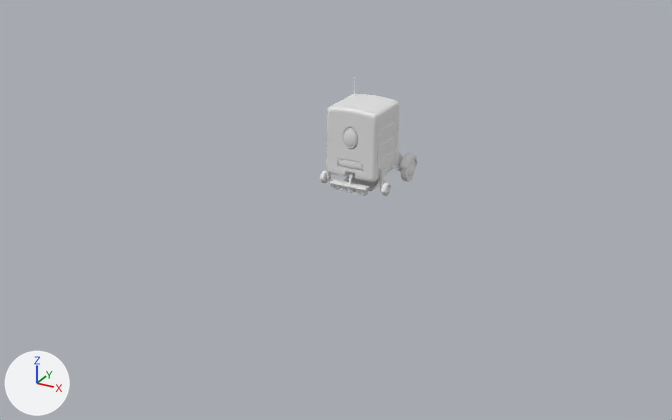
An edit to the Blender file Model Assetts Raw/sweeperBot.blend, drawn before and after from the same camera.
Rendered twice from a camera (50 mm lens) standing at (14.7, -28.7, 13.0) and looking at (-0.3, -1.5, -0.6). The lights are fixed; the arrows at lower left show +X, +Y and +Z.

The older version as bpy lines, for what is in view:
```python
ob_broom = bpy.data.objects.new('Broom', me_cube_087)
ob_broom.parent = ob_broom_hydraulic
ob_broom.location = (0.0, -0.997, 0.546)
ob_broom.rotation_euler = (-0.524, 0.0, 0.0)  # degrees (-30, 0, 0)
ob_broom.scale = (1.0, 0.234, 0.13)
ob_broom_hydraulic = bpy.data.objects.new('Broom_Hydraulic', me_cylinder)
ob_broom_hydraulic.parent = ob_sweeper_frame
ob_broom_hydraulic.location = (-0.000585, -0.765, 0.844)
ob_broom_hydraulic.rotation_euler = (-0.524, 0.0, 0.0)  # degrees (-30, 0, 0)
ob_broom_hydraulic.scale = (1.23, 1.23, 1.34)
ob_f_wheel_hydraulic = bpy.data.objects.new('F_Wheel_Hydraulic', me_cube_012)
ob_f_wheel_hydraulic.parent = ob_sweeper_frame
ob_f_wheel_hydraulic.location = (0.0, -0.594, 0.327)
ob_f_wheel_hydraulic.scale = (0.0435, 0.0905, 0.173)
ob_r_wheels = bpy.data.objects.new('R_Wheels', me_cylinder_022)
ob_r_wheels.parent = ob_sweeper_frame
ob_r_wheels.location = (0.0, 1.082, 0.468)
ob_sweeper_frame = bpy.data.objects.new('Sweeper_Frame', me_cylinder_023)
ob_sweeper_frame.location = (-0.022, 0.00494, 1.497)
```
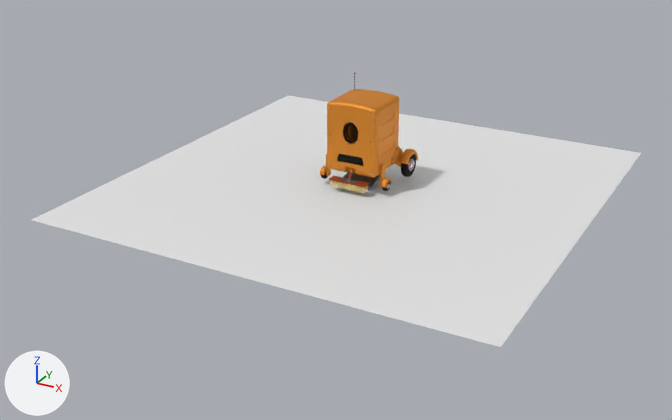
Boxes [x1, y1, x2, y2] around the edits, measured in the pictures (672 x 420 px):
'Plane', added: after [32, 95, 641, 347]
'Sweeper_Frame', reshaped, moved (15% shorter): before [326, 77, 418, 182]; after [326, 89, 418, 178]
'Broom', deleted: before [329, 177, 370, 197]
'Dust_Pan', moved: before [344, 177, 380, 191]; after [343, 172, 380, 187]
'R_Wheels', reshaped, moved: before [401, 158, 416, 181]; after [401, 154, 416, 177]
'F_Wheel_Hydraulic', recoloured, moved: before [320, 170, 391, 192]; after [320, 165, 391, 188]
'Sweeper_Frame.003', added: after [337, 123, 363, 165]
'Broom.184', added: after [330, 180, 368, 194]
'Sweeper_Frame.004', added: after [344, 124, 356, 142]
'Broom.001', added: after [329, 176, 369, 187]
'F_Wheels', moved: before [321, 177, 390, 196]; after [321, 173, 391, 191]
'R_Wheels.001', added: after [409, 158, 415, 171]
'Broom.003', added: after [341, 178, 358, 183]
'Sweeper_Frame.007', now drawn: after [329, 72, 372, 175]
'Broom_Hydraulic', moved: before [350, 172, 354, 178]; after [350, 168, 354, 173]
'Broom.002', now drawn: after [348, 172, 352, 179]
part 1 of me_cylinder_022, deleted: before [408, 163, 414, 176]
part 2 of me_cylinder_022, recoloured: before [401, 158, 416, 181]; after [401, 154, 416, 177]
part 3 of me_cylinder_023, deleted: before [329, 77, 398, 179]
part 4 of me_cylinder_023, recoloured (grey to orange): [326, 104, 417, 177] in both

Diff of the bpy script that builds the scene:
```diff
--- a/Model Assetts Raw/sweeperBot.blend.py
+++ b/Model Assetts Raw/sweeperBot.blend.py
@@ mat_material_008 @@
+mat_material_008 = principled_material('Material.008')
+mat_material_008.base_color = (0.0, 0.0, 0.0)  # black #000000
+mat_material_008.metallic = 0.181
+mat_material_008.roughness = 0.823
@@ me_cylinder_022 @@
 # used by ob_r_wheels; parent = ob_sweeper_frame; location = (0.0, 1.082, 0.468)
-me_cylinder_022.from_pydata(...)  # 2436 vertices, 2432 faces; spans x -1.55..1.55, y -0.47..0.47, z -0.47..0.47
+me_cylinder_022.from_pydata(...)  # 2050 vertices, 2048 faces; spans x -1.5..1.5, y -0.47..0.47, z -0.47..0.47
+# me_cylinder_022 part 1: the loose piece of 193 vertices spanning x 1.46..1.55, y -0.25..0.25, z -0.25..0.25 is deleted
+# me_cylinder_022 part 2: 2048 faces spanning x -1.5..1.5, y -0.47..0.47, z -0.47..0.47 switch from no material to mat_material_008 (black #000000)
@@ me_cylinder_023 @@
-me_cylinder_023.from_pydata(...)  # 5720 vertices, 5680 faces; spans x -1.5..1.54, y -1.1..1.67, z -1.18..2.32
+me_cylinder_023.from_pydata(...)  # 3587 vertices, 3606 faces; spans x -1.5..1.54, y -1.0..1.67, z -1.18..1.67
+# me_cylinder_023 part 3: 19 loose pieces with 2133 vertices, spanning x -1.04..1.08, y -1.1..1.03, z -0.82..2.32, are deleted
+# me_cylinder_023 part 4: 3232 faces spanning x -1.5..1.54, y -1.0..1.67, z -1.18..1.67 switch from no material to mat_material_001 (orange #e79029)
@@ me_cube_012 @@
 me_cube_012.from_pydata(...)  # 1676 vertices, 1658 faces; spans x -31.5..31.5, y -3.2..3.0, z -1.2..1.4
+me_cube_012.materials.append(mat_material_001)  # orange #e79029
@@ me_plane @@
+me_plane.from_pydata([(-1.0, -1.0, 0.0), (1.0, -1.0, 0.0), (-1.0, 1.0, 0.0), (1.0, 1.0, 0.0)], [], [(0, 1, 3, 2)])
@@ ob_sweeper_frame @@
 ob_sweeper_frame = bpy.data.objects.new('Sweeper_Frame', me_cylinder_023)
-ob_sweeper_frame.location = (-0.022, 0.00494, 1.497)
+ob_sweeper_frame.location = (-0.022, 0.00494, 1.679)
@@ ob_broom_hydraulic @@
 ob_broom_hydraulic.matrix_parent_inverse = Matrix(((1.0, 0.0, 0.0, 0.022), (0.0, 1.0, 0.0, -0.00494), (0.0, 0.0, 1.0, -1.497), (0.0, 0.0, 0.0, 1.0)))
-ob_broom_hydraulic.location = (-0.000585, -0.765, 0.844)
+ob_broom_hydraulic.location = (-0.000585, -0.765, 1.026)
 ob_broom_hydraulic.rotation_euler = (-0.524, 0.0, 0.0)  # degrees (-30, 0, 0)
@@ ob_broom @@
-ob_broom = bpy.data.objects.new('Broom', me_cube_087)
@@ ob_r_wheels_001 @@
+ob_r_wheels_001 = bpy.data.objects.new('R_Wheels.001', me_cylinder_001)  # 386 vertices, 384 faces; spans x -1.55..1.55, y -0.25..0.25, z -0.25..0.25; in mat_material_004 (grey #b9a8a5)
+ob_r_wheels_001.parent = ob_sweeper_frame
+ob_r_wheels_001.location = (0.0, 1.082, 0.468)
@@ ob_broom_184 @@
+ob_broom_184 = bpy.data.objects.new('Broom.184', me_cube_191)  # 2268 vertices, 1890 faces; spans x -0.708..0.703, y -0.064..0.347, z -0.542..-0.124; in mat_material_007 (yellow #ffe798)
+ob_broom_184.parent = ob_broom_parent
+ob_broom_184.location = (-0.00104, -1.021, 0.678)
+ob_broom_184.rotation_euler = (-0.524, 0.0, -0.00435)  # degrees (-30, 0, -0.2)
@@ ob_broom_parent @@
+ob_broom_parent = bpy.data.objects.new('Broom_Parent', None)
+ob_broom_parent.parent = ob_broom_hydraulic
+ob_broom_parent.location = (-0.00104, -1.021, 0.687)
+ob_broom_parent.rotation_euler = (-0.524, 0.0, 0.0)  # degrees (-30, 0, 0)
@@ ob_broom_003 @@
+ob_broom_003 = bpy.data.objects.new('Broom.003', me_cube_008)  # 268 vertices, 238 faces; spans x -0.305..0.305, y -0.061..0.165, z -0.262..-0.124; in mat_material_005 (grey #726d6d)
+ob_broom_003.parent = ob_broom_parent
+ob_broom_003.location = (-0.00104, -1.021, 0.687)
+ob_broom_003.rotation_euler = (-0.524, 0.0, -0.00435)  # degrees (-30, 0, -0.2)
@@ ob_broom_001 @@
+ob_broom_001 = bpy.data.objects.new('Broom.001', me_cube_006)  # 56 vertices, 54 faces; spans x -0.734..0.734, y -0.1..0.239, z -0.331..-0.108; in mat_material_006 (brown #97370a)
+ob_broom_001.parent = ob_broom_parent
+ob_broom_001.location = (-0.00104, -1.021, 0.687)
+ob_broom_001.rotation_euler = (-0.524, 0.0, -0.00435)  # degrees (-30, 0, -0.2)
@@ ob_sweeper_frame_004 @@
+ob_sweeper_frame_004 = bpy.data.objects.new('Sweeper_Frame.004', me_cylinder_005)  # 257 vertices, 256 faces; spans x -0.226..0.27, y -1.096..-1.005, z 0.253..0.941; in mat_material_003 (black #000000)
+ob_sweeper_frame_004.parent = ob_sweeper_frame
+ob_sweeper_frame_004.location = (-0.022, 0.00494, 1.679)
@@ ob_sweeper_frame_003 @@
+ob_sweeper_frame_003 = bpy.data.objects.new('Sweeper_Frame.003', me_cylinder_004)  # 596 vertices, 548 faces; spans x -0.499..0.543, y -1.042..-0.851, z -0.528..0.966; in mat_material_002 (black #1d1c1b)
+ob_sweeper_frame_003.parent = ob_sweeper_frame
+ob_sweeper_frame_003.location = (-0.022, 0.00494, 1.679)
@@ ob_plane @@
+ob_plane = bpy.data.objects.new('Plane', me_plane)
+ob_plane.location = (0.0, 0.0, 0.0)
+ob_plane.scale = (8.38, 8.38, 8.38)
```
